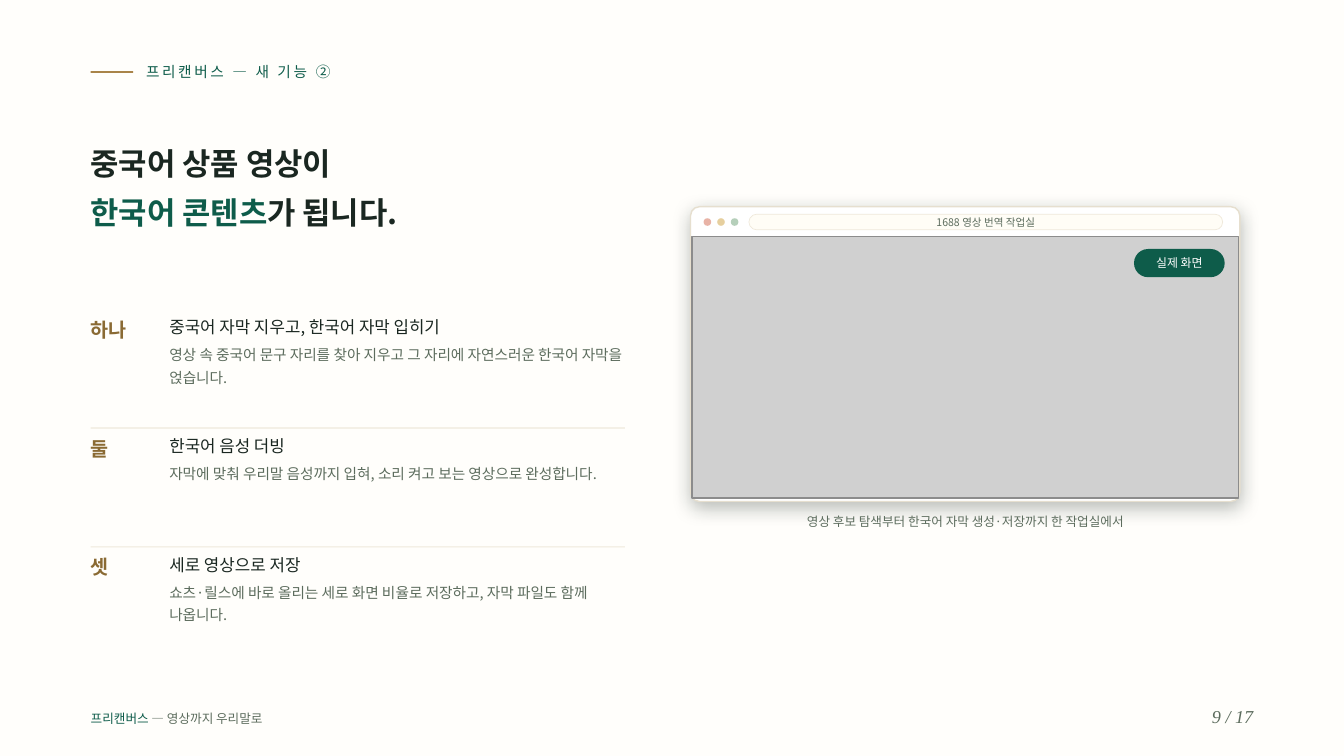
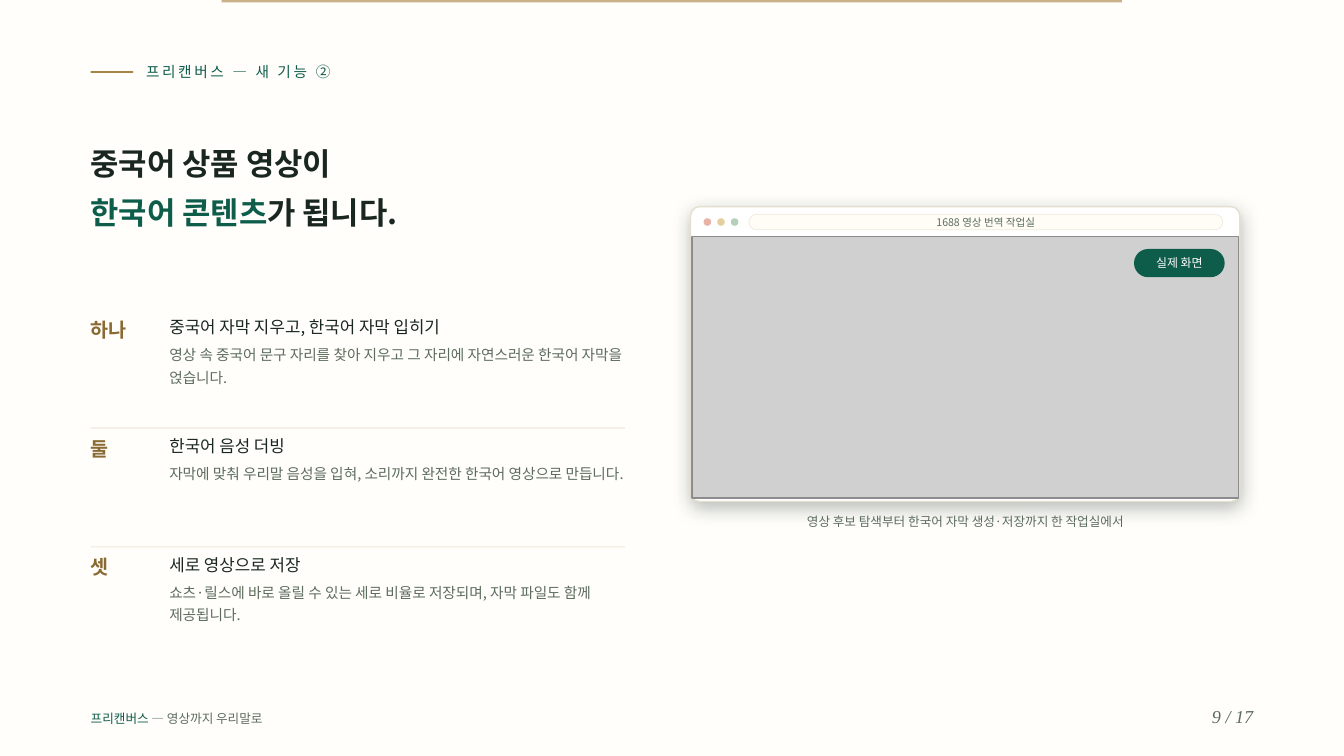
Before and after one commit to ramiteacher/searchmaster-x-freecanvas, a slide deck: slide 9 of slides.pptx. Drawn at 1344x756 pixels with LibreOffice and Linux fonts; fonts in the diff are those of the drawing; grey boxes stand for pictures. Boxes give left, top, right and bottom in pixels: in the first picture for what was removed or moved away, otherwise in the second. Text is boxed around its words. In the diff, an @@ line names an element or a change of style, - is before the commit and + after.

```diff
--- a/slides.pptx
+++ b/slides.pptx
@@ rectangle added at [222, 0, 1122, 2], fill #C9B287 @@
@@ text at [169, 467, 624, 482]: text changed @@
-자막에 맞춰 우리말 음성까지 입혀, 소리 켜고 보는 영상으로 완성합니다.
+자막에 맞춰 우리말 음성을 입혀, 소리까지 완전한 한국어 영상으로 만듭니다.
@@ text at [169, 585, 591, 621]: text changed @@
-쇼츠·릴스에 바로 올리는 세로 화면 비율로 저장하고, 자막 파일도 함께 나옵니다.
+쇼츠·릴스에 바로 올릴 수 있는 세로 비율로 저장되며, 자막 파일도 함께 제공됩니다.
```
Also in this commit, not shown: 16 other slides changed, 1 other file.
